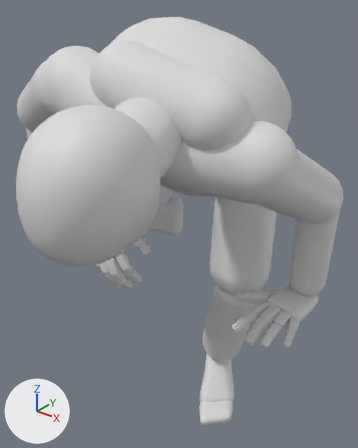
One commit to the FBX model ContentSources/Blender/ExportedFbx/SkeletalMesh/Als/Anim/A_Als_Mantle_High.fbx: the scene before it, then after it.
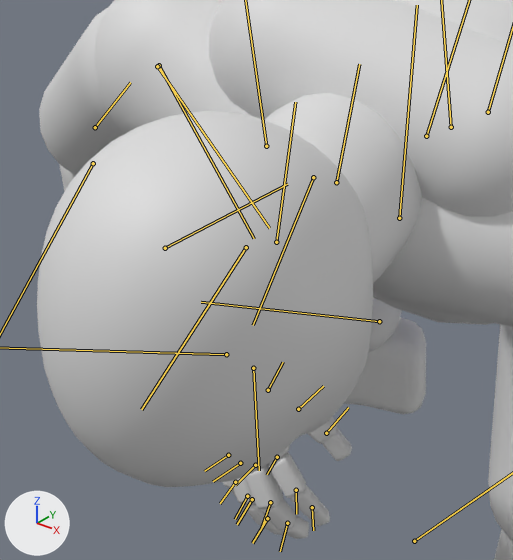
Old and new are each drawn whole from a camera (50 mm lens) standing at (0.673, -1.488, 2.707) and looking at (-0.062, -0.569, 2.138) and again close up on the part from 0% to 62% of the width and 13% to 66% of the height. Lighting does not change. The marker at lower left points along +X, +Y and +Z. Both versions are drawn at frame 47 of the action 'Scene'; the numbers are the values there. The bones that bend it are drawn over the model as lines in the close-ups.

In view in the first close-up: 'SKM_Als'.
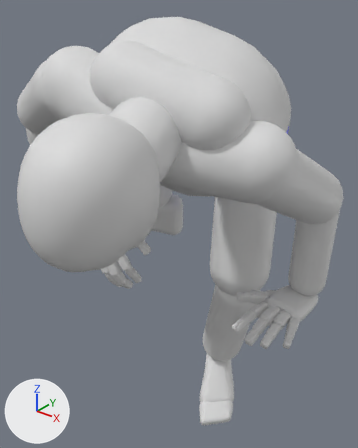
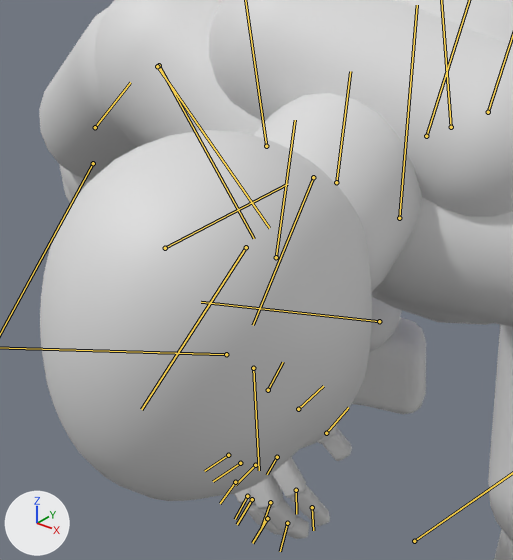
Scene script edits in JSON lines:
```json
{"block": "bone_spine_01", "where": "bone_spine_01 = bpy.data.objects['Armature'].pose.bones['spine_01']  # child of 'pelvis'"}
{"op": "set", "path": "bone_spine_01.rotation_quaternion", "old": "(0.947, 0.033, -0.086, -0.307)", "new": "(0.948, -0.004, -0.073, -0.31)", "note": "degrees (7, -8, -36) -> degrees (2, -8, -36)"}
{"block": "bone_spine_02", "where": "bone_spine_02 = bpy.data.objects['Armature'].pose.bones['spine_02']  # child of 'spine_01'"}
{"op": "set", "path": "bone_spine_02.rotation_quaternion", "old": "(0.99, -0.004, -0.033, -0.14)", "new": "(0.989, 0.02, -0.029, -0.142)", "note": "degrees (0, -4, -16) -> degrees (3, -3, -16)"}
{"block": "bone_spine_03", "where": "bone_spine_03 = bpy.data.objects['Armature'].pose.bones['spine_03']  # child of 'spine_02'"}
{"op": "set", "path": "bone_spine_03.rotation_quaternion", "old": "(0.999, -0.025, 0.024, -0.007)", "new": "(1.0, -0.01, 0.024, -0.006)", "note": "degrees (-3, 3, -1) -> degrees (-1, 3, -1)"}
{"block": "bone_neck_01", "where": "bone_neck_01 = bpy.data.objects['Armature'].pose.bones['neck_01']  # child of 'spine_03'"}
{"op": "set", "path": "bone_neck_01.rotation_quaternion", "old": "(0.996, -0.002, 0.037, 0.083)", "new": "(0.999, -0.002, 0.044, 0.015)", "note": "degrees (0, 4, 10) -> degrees (0, 5, 2)"}
{"block": "bone_head", "where": "bone_head = bpy.data.objects['Armature'].pose.bones['head']  # child of 'neck_01'"}
{"op": "set", "path": "bone_head.rotation_quaternion", "old": "(0.995, 0.061, -0.082, 0.002)", "new": "(0.992, 0.062, -0.084, 0.07)", "note": "degrees (7, -9, 0) -> degrees (7, -10, 8)"}
```

Location of each change, [x1, y1, x2, y2] in pixels of the close-ups (513 x 560 px):
```json
{"object": "SKM_Als", "change": "posed", "before": [37, 0, 513, 560], "after": [39, 0, 513, 560]}
{"bone": "neck_01", "before": "(336, 182) to (359, 64)", "after": "(336, 182) to (350, 71)"}
{"bone": "head", "before": "(276, 242) to (295, 102)", "after": "(276, 257) to (295, 120)"}
```
